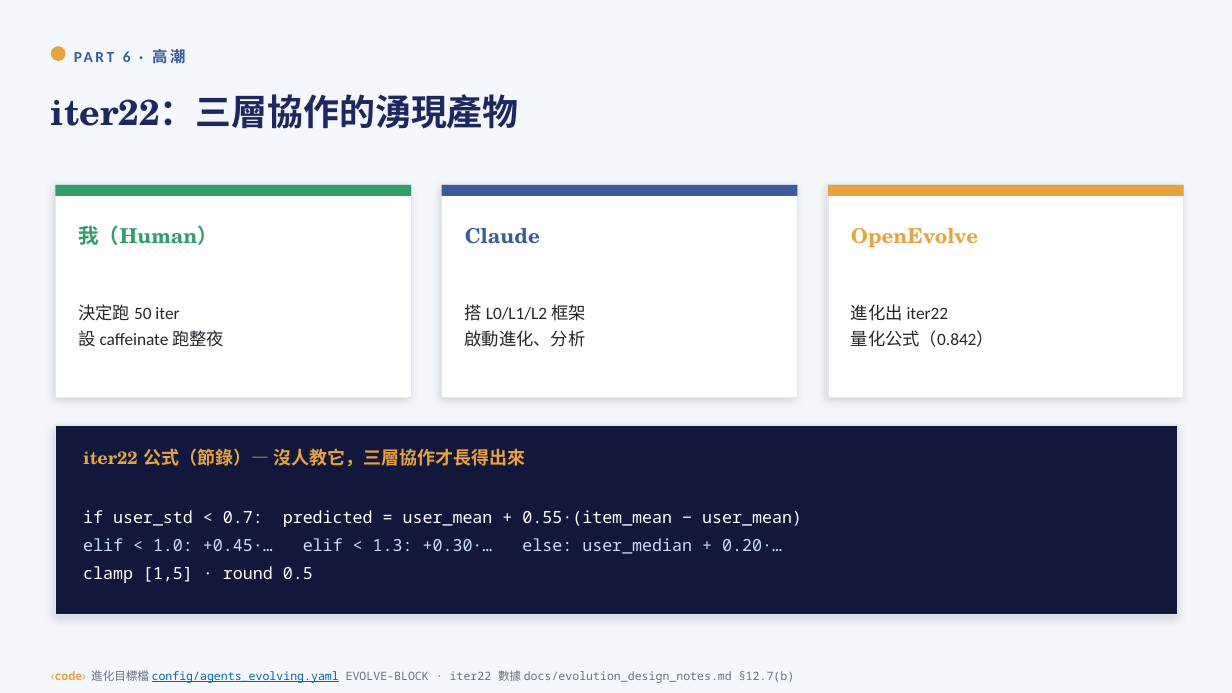
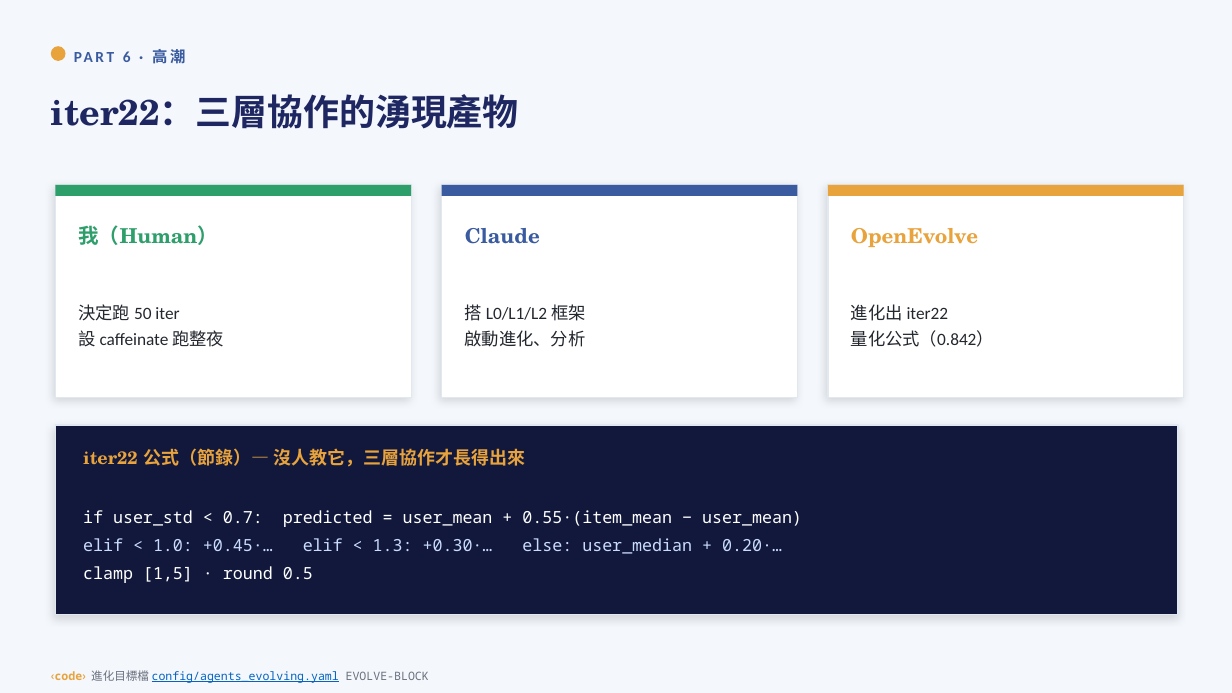
Before and after one commit to yuchieh/AgentSocietyChallenge_OpenEvolve, a slide deck: slide 22 of docs/slides/人AI進化_整合教學投影片.pptx. Drawn at 1232x693 pixels with LibreOffice and Linux fonts; fonts in the diff are those of the drawing. Boxes give left, top, right and bottom in pixels: in the first picture for what was removed or moved away, otherwise in the second. Text is boxed around its words. In the diff, an @@ line names an element or a change of style, - is before the commit and + after.

```diff
--- a/docs/slides/人AI進化_整合教學投影片.pptx
+++ b/docs/slides/人AI進化_整合教學投影片.pptx
@@ text at [51, 670, 429, 683]: text changed; text colour #6B7280 to #0563C1 @@
-‹code› 進化目標檔 config/agents_evolving.yaml EVOLVE-BLOCK · iter22 數據 docs/evolution_design_notes.md §12.7(b)
+‹code› 進化目標檔 config/agents_evolving.yaml EVOLVE-BLOCK
```
Also in this commit, not shown: 10 other slides changed, 1 other file.
